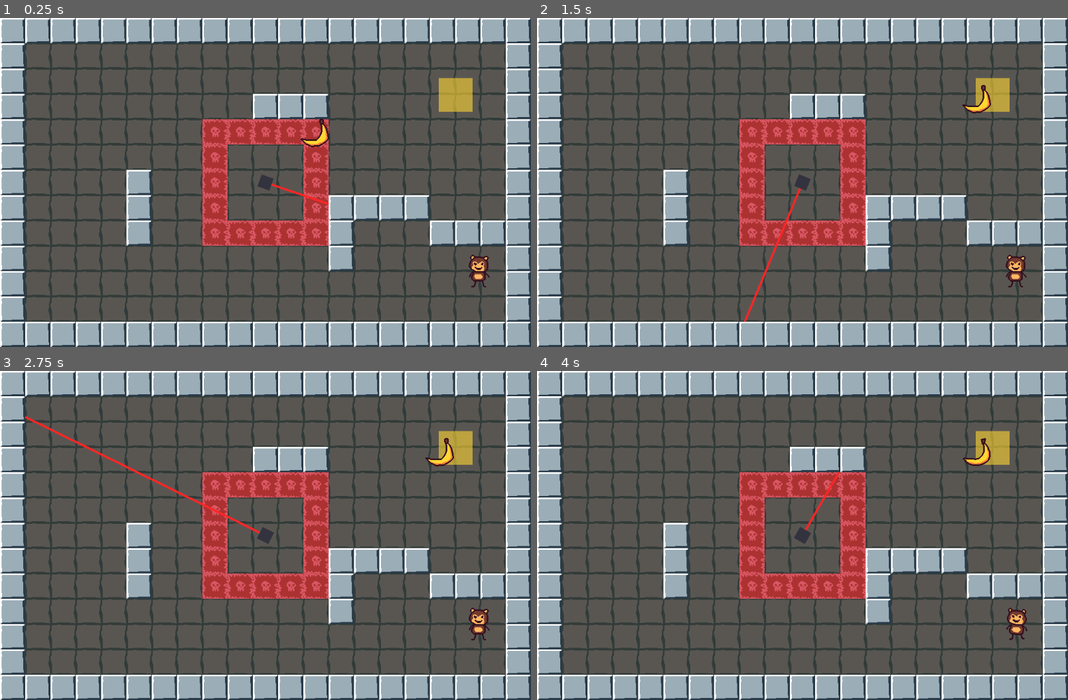
Above: before the commit, frames 1-4 (two rows, left to right).
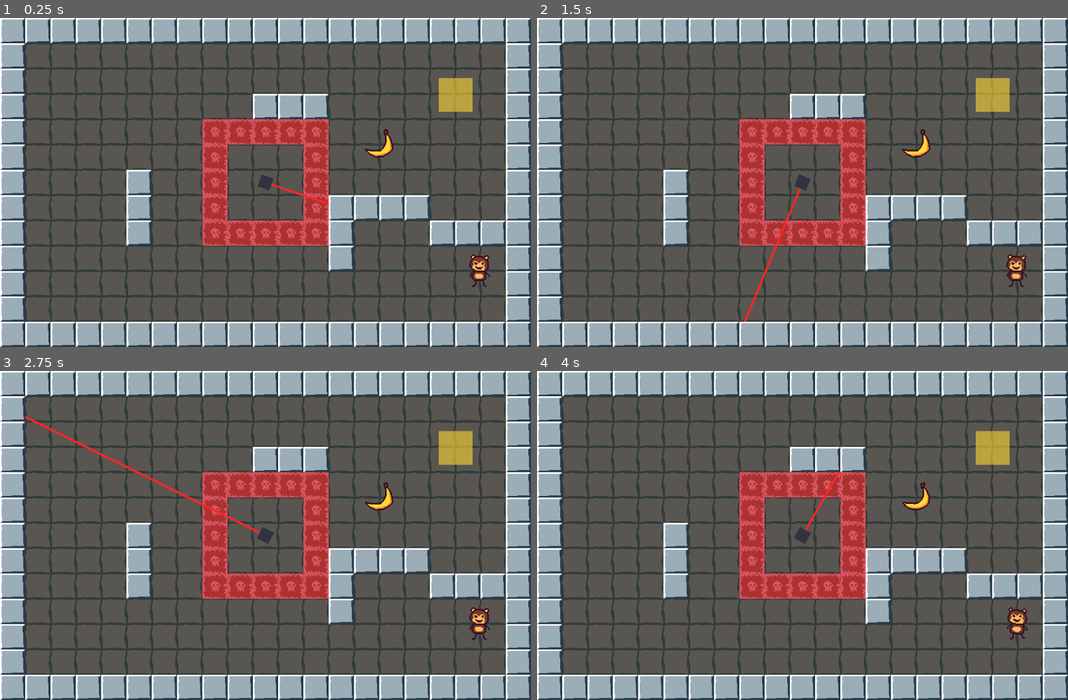
Above: after the commit, the same moments.

Repository: Octoan1/mdev26-jam
Game: Godot game, scene res://levels/level_6.tscn
The game is run twice, just before and just after one commit, with the same random seed, the same clock (stepped at 60 frames per second) and the same inputs. This scene is started directly instead of the project's main scene.
Inputs (mouse positions are in pixels of both pictures, inside the frame that each line leads up to):
- Up to frame 1 (0.25 s): no input
- Up to frame 2 (1.5 s): drag from (855, 133) to (993, 93) at 0.52 s; drag from (696, 198) to (993, 93) at 1.27 s
- Up to frame 3 (2.75 s): move the mouse to (318, 463) at 2.02 s; click (318, 463) at 2.17 s
- Up to frame 4 (4 s): drag from (775, 601) to (977, 453) at 2.77 s; move the mouse to (961, 584) at 3.52 s; click (961, 584) at 3.67 s

The runs differ from the first frame. In frame 1, 0.5% of the frame differs, in the area x 56-93%, y 30-82%; in frame 2, 0.5%; in frame 3, 0.5%; in frame 4, 0.5%.

Commit message:
quick update to level 6

Diff:
--- a/levels/level_6.tscn
+++ b/levels/level_6.tscn
@@ -24,7 +24,7 @@
 position = Vector2(865, 146)
 
 [node name="Banana" parent="." unique_id=1063776925 instance=ExtResource("3_fpvgn")]
-position = Vector2(600, 218)
+position = Vector2(722, 238)
 
 [node name="Monkey" parent="." unique_id=369541836 node_paths=PackedStringArray("test_banana", "hazard_tile_map") instance=ExtResource("4_xn6mk")]
 position = Vector2(913, 479)
